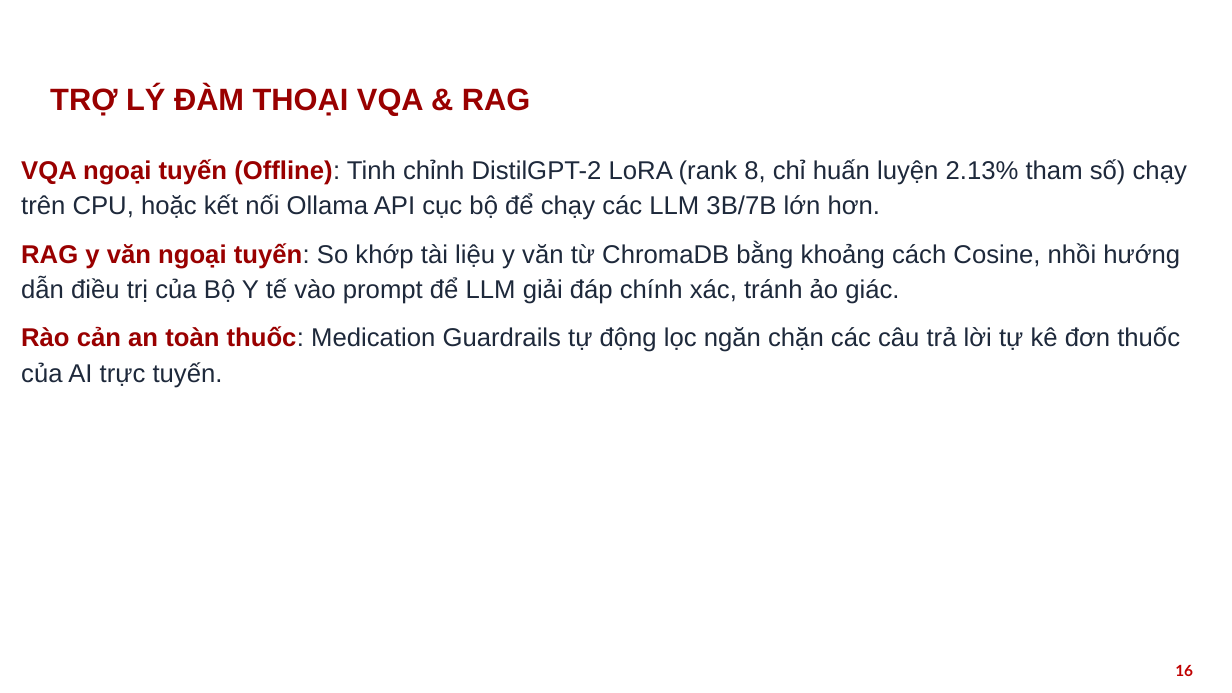
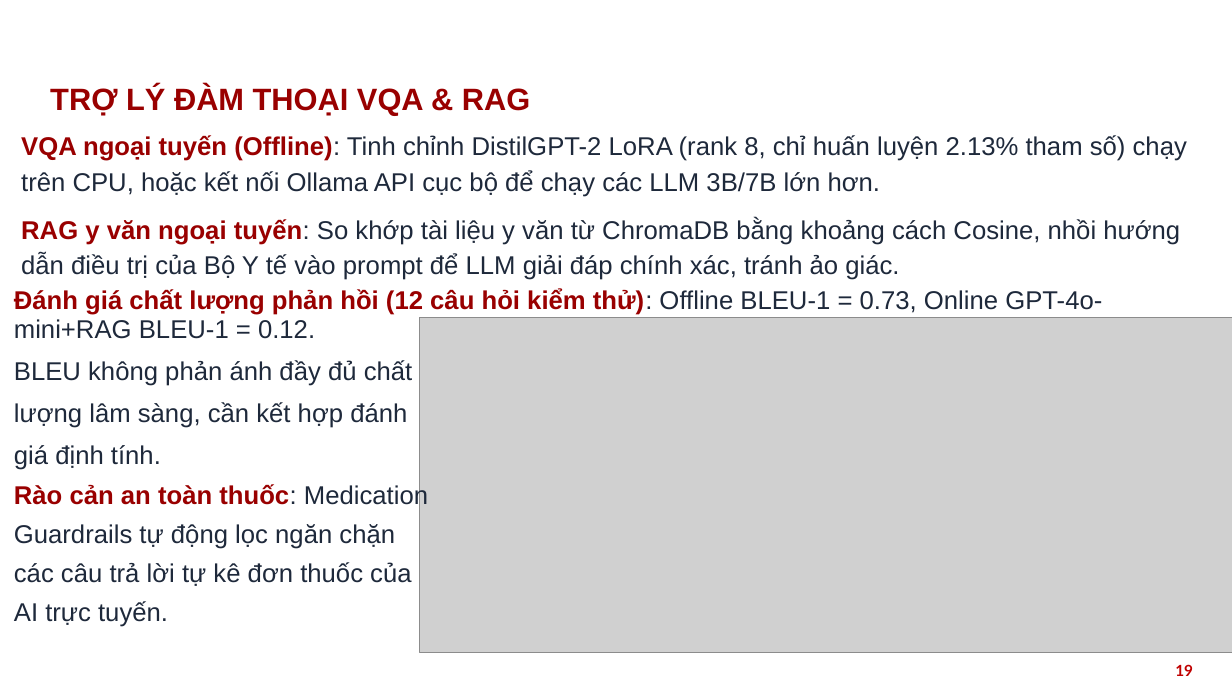
Before and after one commit to nthg0609/doanTN, a slide deck: slide 19 of HUST_PPT_template_2022_RED_16x9_567042.pptx (slide 16 before the commit). Drawn at 1232x693 pixels with LibreOffice and Linux fonts; fonts in the diff are those of the drawing; grey boxes stand for pictures; background and template pictures are left out. Boxes give left, top, right and bottom in pixels: in the first picture for what was removed or moved away, otherwise in the second. Text is boxed around its words. In the diff, an @@ line names an element or a change of style, - is before the commit and + after.

Commit message:
bộ lọc an toàn, ROI

```diff
--- a/HUST_PPT_template_2022_RED_16x9_567042.pptx
+++ b/HUST_PPT_template_2022_RED_16x9_567042.pptx
@@ text "VQA ngoại tuyến (Offline): Tinh ...": place and size @@
-text "VQA ngoại tuyến (Offline): Tinh ..." at [21,159,1187,388]
+text "VQA ngoại tuyến (Offline): Tinh ..." at [21,135,1187,280]
@@ text added at [14,288,1102,627], 20 pt, text #1E293B @@
+Đánh giá chất lượng phản hồi (12 câu hỏi kiểm thử): Offline BLEU-1 = 0.73, Online GPT-4o-mini+RAG BLEU-1 = 0.12.
+BLEU không phản ánh đầy đủ chất
+lượng lâm sàng, cần kết hợp đánh
+giá định tính.
+Rào cản an toàn thuốc: Medication
+Guardrails tự động lọc ngăn chặn
+các câu trả lời tự kê đơn thuốc của
+AI trực tuyến.
@@ text at [21,326,1180,388]: paragraph removed @@
-Rào cản an toàn thuốc: Medication Guardrails tự động lọc ngăn chặn các câu trả lời tự kê đơn thuốc của AI trực tuyến.
@@ picture added at [420,318,1232,653] @@
@@ page number at [1175,664,1193,676]: text changed @@
-16
+19
```
Also in this commit, not shown: 19 other slides changed, 4 slides added, 50 other files.
